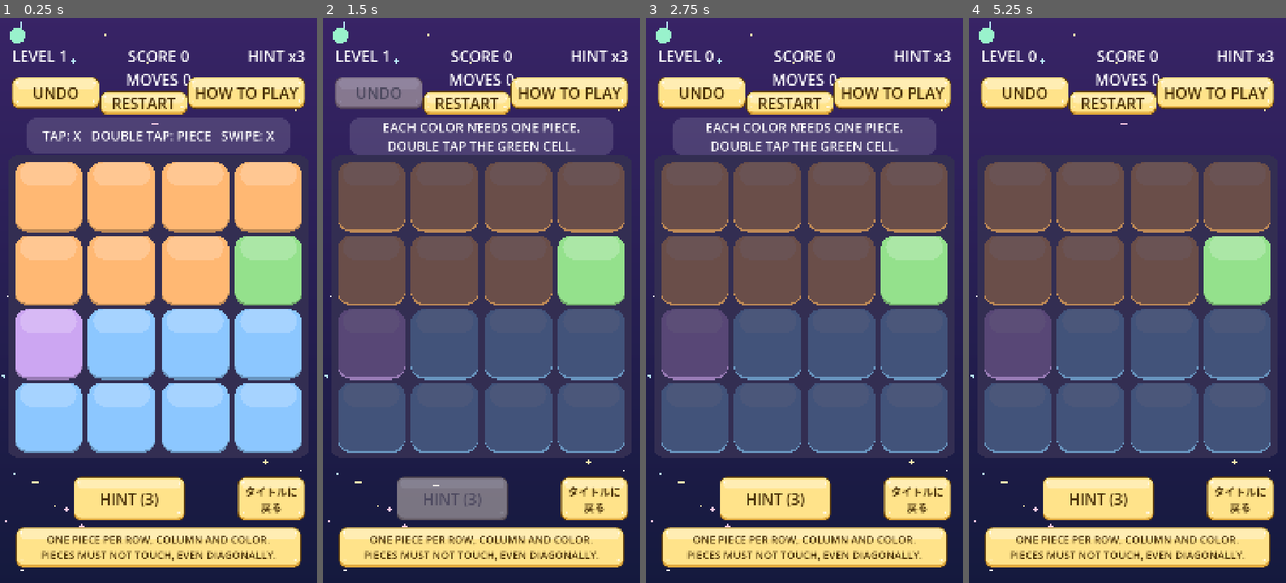
Above: before the commit, frames 1-4 (left to right).
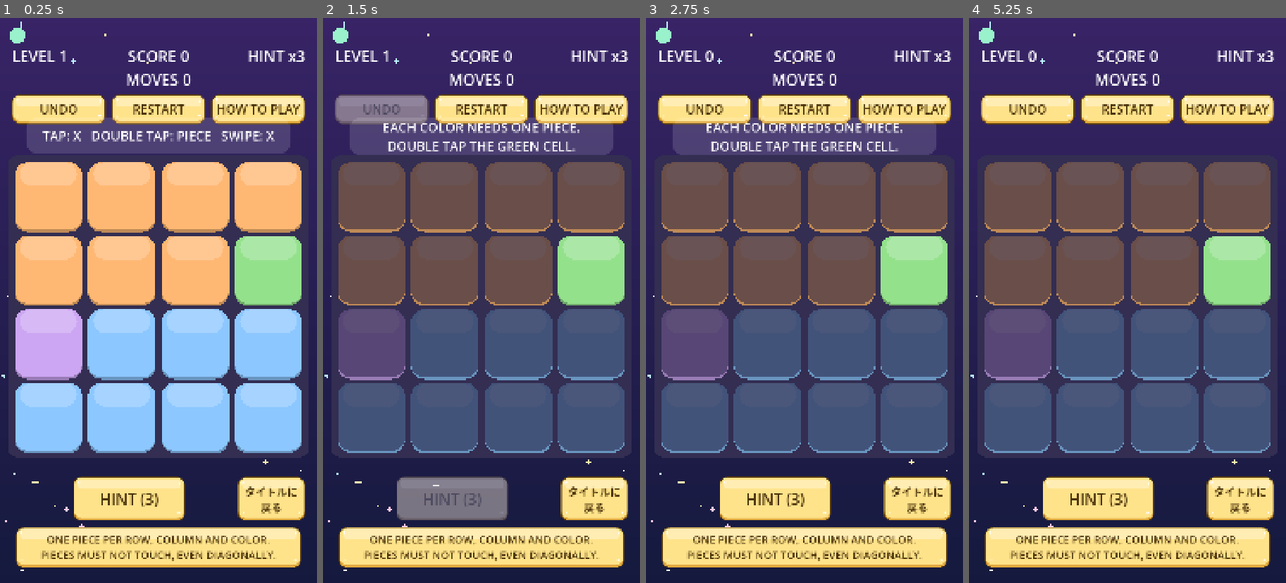
Above: after the commit, the same moments.

Repository: hidekig1001-cell/invader-radar
Game: Godot game, scene res://scenes/main.tscn
The game is run twice, just before and just after one commit, with the same random seed, the same clock (stepped at 60 frames per second) and the same inputs. This scene is started directly instead of the project's main scene.
Inputs:
- Up to frame 1 (0.25 s): no input
- Up to frame 2 (1.5 s): click "UNDO" at 0.5 s; click "HOW TO PLAY" at 1.25 s
- Up to frame 3 (2.75 s): click "RESTART" at 2 s
- Up to frame 4 (5.25 s): click "RESTART" at 2.75 s; click "RESTART" at 3.5 s; click "HINT (3)" at 4.25 s; click "APPLY" at 5 s

The runs differ from the first frame. In frame 1, 6.4% of the frame differs, in the area x 3-97%, y 10-19%; in frame 2, 5.9%; in frame 3, 6.4%; in frame 4, 6.4%.

Commit message:
CR-1054: 上部の3ボタンを横1列にそろえる
improve runner が生成（実装: qwen3.8-flashnext-strata-v100、テスト: qwen3.8-flashnext-strata-v100）。run: 20261018-2142-CR-1054

Diff:
--- a/scenes/hud.gd
+++ b/scenes/hud.gd
@@ -12,6 +12,9 @@
 const FONT_SIZE := 52
 const SCREEN := Vector2(1080, 1920)
 const ButtonStyle = preload("res://scenes/button_style.gd")
+
+const ROW_BUTTON_RECTS := [Rect2(40, 260, 320, 100), Rect2(380, 260, 320, 100), Rect2(720, 260, 320, 100)]
+const ROW_BUTTON_SIZE := Vector2(320, 100)
 
 var level_label: Label
 var score_label: Label
@@ -35,9 +38,9 @@
 	score_label = _make_label(Rect2(380, 90, 320, 80), HORIZONTAL_ALIGNMENT_CENTER)
 	hint_label = _make_label(Rect2(720, 90, 320, 80), HORIZONTAL_ALIGNMENT_RIGHT)
 	moves_label = _make_label(Rect2(40, 170, 1000, 80), HORIZONTAL_ALIGNMENT_CENTER)
-	undo_button = _make_button("UNDO", Rect2(40, 200, 300, 110), undo_pressed)
-	settings_button = _make_button("HOW TO PLAY", Rect2(640, 200, 400, 110), settings_pressed)
-	restart_button = _make_button("RESTART", Rect2(340, 250, 300, 80), restart_pressed)
+	undo_button = _make_button("UNDO", ROW_BUTTON_RECTS[0], undo_pressed)
+	settings_button = _make_button("HOW TO PLAY", ROW_BUTTON_RECTS[2], settings_pressed)
+	restart_button = _make_button("RESTART", ROW_BUTTON_RECTS[1], restart_pressed)
 	hint_button = _make_button("HINT", Rect2(250, 1560, 380, 150), hint_pressed)
 	apply_button = _make_button("APPLY", Rect2(640, 1560, 160, 150), apply_pressed)
 	apply_button.add_theme_font_size_override("font_size", 40)
@@ -51,6 +54,8 @@
 	ButtonStyle.apply_to(restart_button)
 	ButtonStyle.apply_to(title_button)
 
+	finish_row_buttons([undo_button, restart_button, settings_button], 320)
+
 
 func set_language(lang: String) -> void:
 	language = lang
@@ -58,6 +63,7 @@
 	settings_button.text = localized("HOW TO PLAY", "遊び方")
 	restart_button.text = localized("RESTART", "やり直す")
 	apply_button.text = localized("APPLY", "決定")
+	finish_row_buttons([undo_button, restart_button, settings_button], 320)
 
 
 func localized(en_text: String, ja_text: String) -> String:
@@ -117,3 +123,25 @@
 	b.pressed.connect(func() -> void: title_requested.emit())
 	add_child(b)
 	return b
+
+
+func fit_row_font_size(buttons: Array, max_width: int) -> int:
+	var best_n := 1
+	for n in range(52, 0, -1):
+		var fits := true
+		for b in buttons:
+			b.add_theme_font_size_override("font_size", n)
+			if b.get_combined_minimum_size().x > max_width:
+				fits = false
+				break
+		if fits:
+			best_n = n
+			break
+	return best_n
+
+
+func finish_row_buttons(buttons: Array, max_width: int) -> void:
+	var n := fit_row_font_size(buttons, max_width)
+	for b in buttons:
+		b.add_theme_font_size_override("font_size", n)
+		b.size = ROW_BUTTON_SIZE
--- a/test/cr/test_cr_1018.gd
+++ b/test/cr/test_cr_1018.gd
@@ -15,8 +15,8 @@
 func test_settings_button_text_and_size() -> void:
 	var m = await _start()
 	assert_eq(m.hud.settings_button.text, "HOW TO PLAY")
-	assert_eq(m.hud.settings_button.position, Vector2(640, 200))
-	assert_eq(m.hud.settings_button.size, Vector2(400, 110))
+	assert_eq(m.hud.settings_button.position, Vector2(720, 260))
+	assert_eq(m.hud.settings_button.size, Vector2(320, 100))
 
 
 ## CHECK: 2
--- a/test/cr/test_cr_1031.gd
+++ b/test/cr/test_cr_1031.gd
@@ -27,7 +27,7 @@
 func test_restart_button_rect() -> void:
 	var m = await _start()
 	var r := Rect2(m.hud.restart_button.position, m.hud.restart_button.size)
-	assert_true(r.is_equal_approx(Rect2(340, 250, 300, 80)))
+	assert_true(r.is_equal_approx(Rect2(380, 260, 320, 100)))
 
 
 ## CHECK: 4
--- a/test/cr/test_cr_1039.gd
+++ b/test/cr/test_cr_1039.gd
@@ -115,4 +115,4 @@
 	var m = await _start_main()
 	m.apply_screen_layout(Vector2(1440, 1920))
 	assert_eq(m.rules_label.position, Vector2(234, 1730))
-	assert_eq(m.hud.undo_button.get_global_rect(), Rect2(220, 200, 300, 110))
+	assert_eq(m.hud.undo_button.get_global_rect(), Rect2(220, 260, 320, 100))
--- /dev/null
+++ b/test/cr/test_cr_1054.gd
@@ -0,0 +1,102 @@
+extends GutTest
+
+const MainScene = preload("res://scenes/main.tscn")
+const HudScript = preload("res://scenes/hud.gd")
+
+
+func _start():
+	var m = MainScene.instantiate()
+	add_child_autofree(m)
+	await wait_frames(2)
+	return m
+
+
+## CHECK: 1
+func test_row_button_positions_and_sizes() -> void:
+	var m = await _start()
+	assert_eq(m.hud.undo_button.position, Vector2(40, 260))
+	assert_eq(m.hud.restart_button.position, Vector2(380, 260))
+	assert_eq(m.hud.settings_button.position, Vector2(720, 260))
+	assert_eq(m.hud.undo_button.size, Vector2(320, 100))
+	assert_eq(m.hud.restart_button.size, Vector2(320, 100))
+	assert_eq(m.hud.settings_button.size, Vector2(320, 100))
+
+
+## CHECK: 2
+func test_row_button_font_size_and_min_width() -> void:
+	var m = await _start()
+	var undo_min_x = m.hud.undo_button.get_combined_minimum_size().x
+	var restart_min_x = m.hud.restart_button.get_combined_minimum_size().x
+	var settings_min_x = m.hud.settings_button.get_combined_minimum_size().x
+
+	assert_true(undo_min_x <= 320)
+	assert_true(restart_min_x <= 320)
+	assert_true(settings_min_x <= 320)
+
+	assert_true(undo_min_x > 0)
+	assert_true(restart_min_x > 0)
+	assert_true(settings_min_x > 0)
+
+	var undo_font = m.hud.undo_button.get_theme_font_size("font_size")
+	var restart_font = m.hud.restart_button.get_theme_font_size("font_size")
+	var settings_font = m.hud.settings_button.get_theme_font_size("font_size")
+
+	assert_eq(undo_font, restart_font)
+	assert_eq(restart_font, settings_font)
+	assert_true(undo_font >= 1 and undo_font <= 52)
+
+
+## CHECK: 3
+func test_row_button_global_rects_and_intersections() -> void:
+	var m = await _start()
+	var undo_rect = m.hud.undo_button.get_global_rect()
+	var restart_rect = m.hud.restart_button.get_global_rect()
+	var settings_rect = m.hud.settings_button.get_global_rect()
+
+	assert_eq(undo_rect, Rect2(40, 260, 320, 100))
+	assert_eq(restart_rect, Rect2(380, 260, 320, 100))
+	assert_eq(settings_rect, Rect2(720, 260, 320, 100))
+
+	assert_false(undo_rect.intersects(restart_rect))
+	assert_false(settings_rect.intersects(restart_rect))
+	assert_true(undo_rect.intersects(Rect2(40, 260, 320, 100)))
+
+
+## CHECK: 4
+func test_row_buttons_relative_to_moves_label_and_board() -> void:
+	var m = await _start()
+	var moves_rect = m.hud.moves_label.get_global_rect()
+	var undo_rect = m.hud.undo_button.get_global_rect()
+	var restart_rect = m.hud.restart_button.get_global_rect()
+	var settings_rect = m.hud.settings_button.get_global_rect()
+
+	assert_false(undo_rect.intersects(moves_rect))
+	assert_false(restart_rect.intersects(moves_rect))
+	assert_false(settings_rect.intersects(moves_rect))
+
+	assert_eq(undo_rect.position.y, 260)
+	assert_eq(restart_rect.position.y, 260)
+	assert_eq(settings_rect.position.y, 260)
+
+	assert_true(undo_rect.position.y > 250)
+	assert_true(restart_rect.position.y > 250)
+	assert_true(settings_rect.position.y > 250)
+
+	assert_true(undo_rect.end.y < 480)
+	assert_true(restart_rect.end.y < 480)
+	assert_true(settings_rect.end.y < 480)
+
+
+## CHECK: 5
+func test_row_buttons_after_apply_screen_layout() -> void:
+	var m = await _start()
+	m.apply_screen_layout(Vector2(1080, 2424))
+	await wait_frames(2)
+
+	var undo_rect = m.hud.undo_button.get_global_rect()
+	var restart_rect = m.hud.restart_button.get_global_rect()
+	var settings_rect = m.hud.settings_button.get_global_rect()
+
+	assert_eq(undo_rect, Rect2(40, 512, 320, 100))
+	assert_eq(restart_rect, Rect2(380, 512, 320, 100))
+	assert_eq(settings_rect, Rect2(720, 512, 320, 100))
Not shown, added: test/cr/test_cr_1018.gd.uid
Not shown, added: test/cr/test_cr_1031.gd.uid
